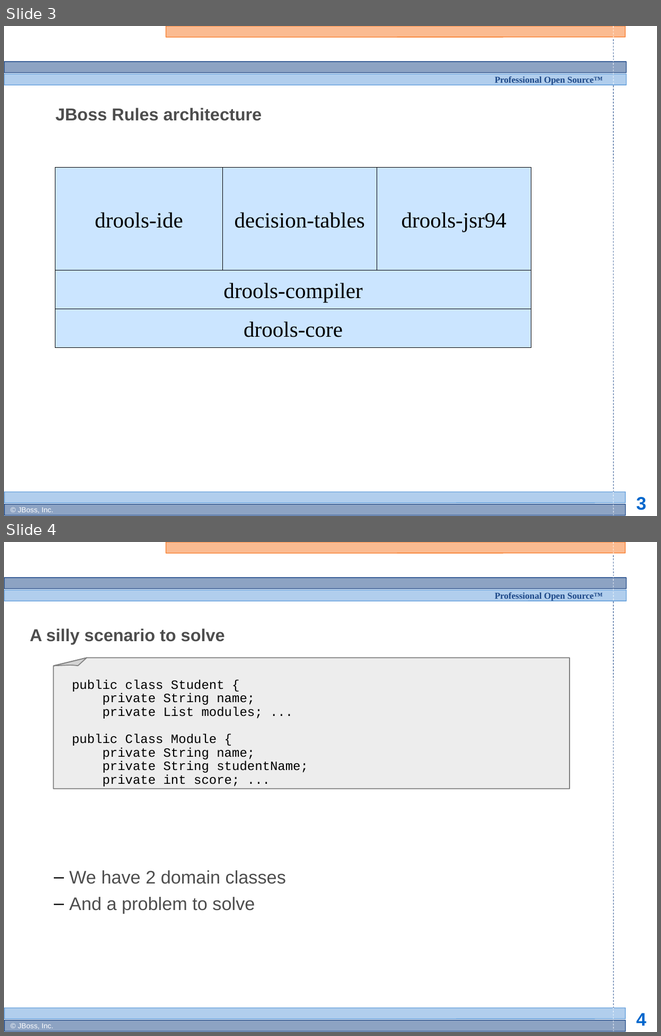
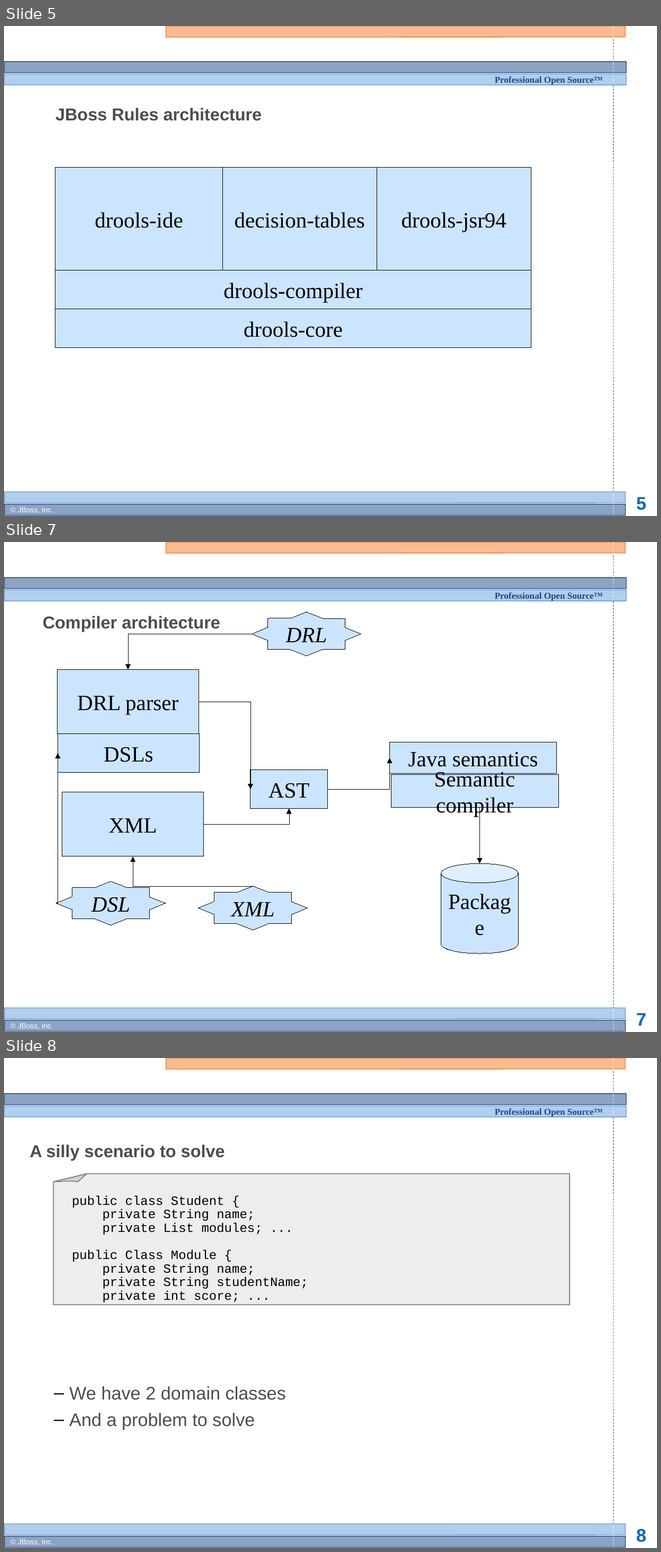
Before and after one commit to bobmcwhirter/drools, a slide deck: documentation/training/developers-course/Module 2 - JBoss Rules Intro.odp. Shown one above the other, each under a label of ours: slides 3 and 4 before the commit, slides 5, 7 and 8 after it; the slides between them are not shown. The pictures are 661x1036 and 661x1552 pixels, drawn with LibreOffice and Linux fonts; fonts in the diff are those of the drawing; background and template pictures are left out. Boxes give left, top, right and bottom in pixels: in the first picture for what was removed or moved away, otherwise in the second. Text is boxed around its words. In the diff, an @@ line names an element or a change of style, - is before the commit and + after.

```diff
--- a/documentation/training/developers-course/Module 2 - JBoss Rules Intro.odp
+++ b/documentation/training/developers-course/Module 2 - JBoss Rules Intro.odp
@@ slide 7 added at (x1=4, y1=542, x2=657, y2=1032), background #FFFFFF; not listed: 13 template elements that a slide beside it also shows @@
@@ title added at (x1=43, y1=616, x2=220, y2=632), 19 pt, text #4D4D4D, bold @@
+Compiler architecture
@@ freeform shape added at (x1=252, y1=612, x2=361, y2=655), fill #99CCFF at 50% opacity, outline #000000 0 pt, 24 pt, text #000000, italic @@
+DRL
@@ elbow arrow added from (252, 634) to (128, 669), #000000 0 pt @@
@@ rectangle added at (x1=58, y1=669, x2=199, y2=733), fill #99CCFF at 50% opacity, outline #000000 0 pt, 24 pt, text #000000 @@
+DRL parser
@@ elbow arrow added from (199, 702) to (250, 789), #000000 0 pt @@
@@ rectangle added at (x1=58, y1=734, x2=199, y2=773), fill #99CCFF at 50% opacity, outline #000000 0 pt, 24 pt, text #000000 @@
+DSLs
@@ rectangle added at (x1=390, y1=742, x2=557, y2=773), fill #99CCFF at 50% opacity, outline #000000 0 pt, 24 pt, text #000000 @@
+Java semantics
@@ elbow arrow added from (56, 903) to (58, 753), #000000 0 pt @@
@@ elbow arrow added from (327, 789) to (390, 758), #000000 0 pt @@
@@ rectangle added at (x1=250, y1=770, x2=327, y2=809), fill #99CCFF at 50% opacity, outline #000000 0 pt, 24 pt, text #000000 @@
+AST
@@ rectangle added at (x1=391, y1=775, x2=559, y2=807), fill #99CCFF at 50% opacity, outline #000000 0 pt, 24 pt, text #000000 @@
+Semantic compiler
@@ rectangle added at (x1=62, y1=792, x2=204, y2=856), fill #99CCFF at 50% opacity, outline #000000 0 pt, 24 pt, text #000000 @@
+XML
@@ elbow arrow added from (204, 824) to (289, 809), #000000 0 pt @@
@@ elbow arrow added from (475, 807) to (479, 863), #000000 0 pt @@
@@ elbow arrow added from (253, 886) to (133, 856), #000000 0 pt @@
@@ cylinder added at (x1=441, y1=863, x2=518, y2=953), fill #99CCFF at 50% opacity, outline #000000 0 pt, 24 pt, text #000000 @@
+Package
@@ freeform shape added at (x1=56, y1=881, x2=165, y2=925), fill #99CCFF at 50% opacity, outline #000000 0 pt, 24 pt, text #000000, italic @@
+DSL
@@ freeform shape added at (x1=199, y1=886, x2=308, y2=930), fill #99CCFF at 50% opacity, outline #000000 0 pt, 24 pt, text #000000, italic @@
+XML
@@ what was slide 3 is now slide 5 @@
@@ page number at (x1=636, y1=497, x2=646, y2=510): text changed @@
-3
+5
@@ what was slide 4 is now slide 8 @@
@@ page number at (x1=636, y1=1529, x2=646, y2=1542): text changed @@
-4
+8
```
Also in this commit, not shown: 12 other slides added, 1 other file.
